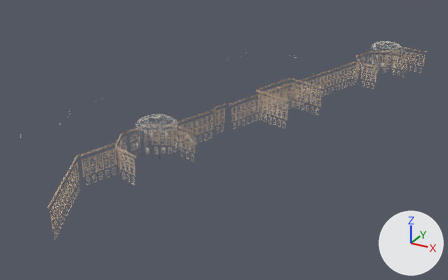
The glTF model web/data/tokyo/hero/marunouchi_fine.glb as it was, and as the next commit left it.
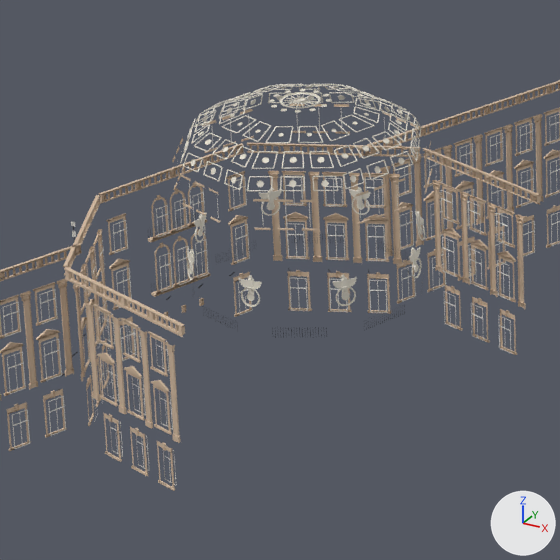
The first picture shows the older version from a 50 mm camera at (770.0, 943.0, 141.0) aimed at (609.0, 1236.0, -6.0). The close-ups show the older and then the newer version on the part from 23% to 45% of the width and 36% to 70% of the height of that picture. Only the edits that show in the close-ups are written down. Lighting does not change. The marker at lower right points along +X, +Y and +Z. Vertices at exactly the same position are counted once.

Names of what the first close-up shows: 'marunouchi_paint_sash_c-1_-3', 'marunouchi_paint_sash_c-1_-4', 'marunouchi_room_relief_c-1_-3', 'marunouchi_room_relief_c-1_-4', 'marunouchi_room_relief_c0_-3', 'marunouchi_room_relief_c0_-4', 'marunouchi_stone_plain_c-1_-2', 'marunouchi_stone_plain_c-1_-3', 'marunouchi_stone_plain_c-1_-4', 'marunouchi_stone_plain_c0_-2', 'marunouchi_stone_plain_c0_-3', 'marunouchi_stone_plain_c0_-4' and 11 more.
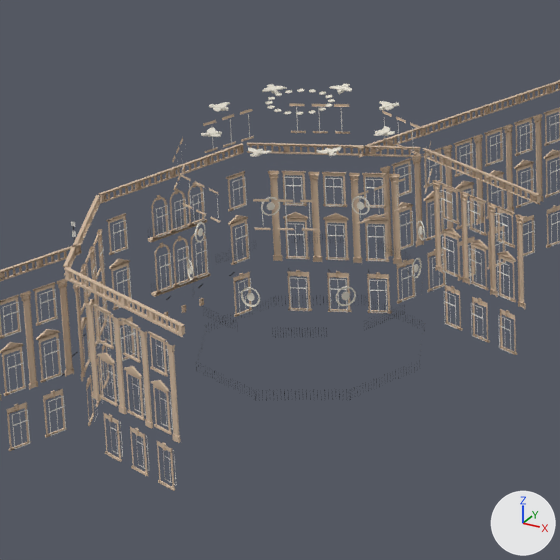
Boxes (x1, y1, x2, y2) around the edits, measured in the close-ups (560 x 560 px; the box of a moved part takes in the faces that stretch with it):
'marunouchi_room_relief_c0_-4', reshaped (11% narrower)
    before: (218, 86, 422, 307)
    after: (241, 89, 422, 307)
'marunouchi_room_relief_c-1_-4', reshaped (15% narrower)
    before: (180, 84, 303, 280)
    after: (187, 88, 292, 280)
'marunouchi_room_relief_c0_-3', reshaped (16% narrower)
    before: (310, 84, 425, 241)
    after: (329, 84, 425, 241)
'marunouchi_room_relief_c-1_-3', reshaped (15% narrower)
    before: (245, 84, 354, 216)
    after: (261, 84, 354, 216)
part 1 of me_marunouchi_room_relief_c0__3, deleted
    before: (310, 84, 424, 231)
part 2 of me_marunouchi_room_relief_c0__3, built on
    before: (391, 104, 408, 112)
    after: (379, 101, 399, 111)
part 3 of me_marunouchi_room_relief_c0__3, reshaped
    after: (329, 84, 352, 94)
part 4 of me_marunouchi_room_relief_c0__4, deleted
    before: (218, 86, 421, 295)
part 5 of me_marunouchi_room_relief_c0__4, added
    after: (267, 89, 335, 115)
part 6 of me_marunouchi_room_relief_c0__4, added
    after: (316, 147, 341, 156)
part 7 of me_marunouchi_room_relief_c0__4, reshaped
    before: (252, 152, 260, 168)
    after: (248, 149, 263, 156)
part 8 of me_marunouchi_room_relief_c0__4, moved or reshaped
    before: (372, 131, 386, 137)
    after: (377, 130, 390, 136)
part 9 of me_marunouchi_room_relief_c_1__3, deleted
    before: (245, 84, 354, 206)
part 10 of me_marunouchi_room_relief_c_1__3, reshaped
    before: (264, 85, 290, 91)
    after: (267, 84, 286, 93)
part 11 of me_marunouchi_room_relief_c_1__4, deleted
    before: (180, 84, 303, 266)
part 12 of me_marunouchi_room_relief_c_1__4, reshaped
    before: (192, 124, 210, 143)
    after: (201, 127, 222, 137)
part 13 of me_marunouchi_room_relief_c_1__4, built on
    after: (209, 102, 230, 112)
part 14 of me_marunouchi_room_relief_c_1__4, added
    after: (262, 88, 278, 94)

The change, as a list of edits to the scene's bpy script:
```text
Change me_marunouchi_room_relief_c0__3:
    remove me_marunouchi_room_relief_c0__3.from_pydata(...)  # 1087 vertices, 1497 faces; spans x -1.01..10.73, y -72.86..-66.13, z 15.74..29.55
    add me_marunouchi_room_relief_c0__3.from_pydata(...)  # 448 vertices, 642 faces; spans x -0.1..8.77, y -71.37..-66.21, z 15.74..28.46
    me_marunouchi_room_relief_c0__3 part 1: 101 loose pieces with 903 vertices, spanning x -1.01..10.73, y -72.86..-66.13, z 16.67..29.55, are deleted
    me_marunouchi_room_relief_c0__3 part 2: 16 vertices removed from x 6.86..7.82, y -71.61..-69.21, z 27.61..28.53; 144 vertices added at x 5.43..7.25, y -71.37..-69.54, z 28.12..28.46
    me_marunouchi_room_relief_c0__3 part 3: 8 vertices removed from x 0.35..0.67, y -68.64..-67.24, z 27.61..28.53; 144 vertices added at x -0.07..1.99, y -69.68..-67.93, z 28.12..28.46
Change me_marunouchi_room_relief_c0__4:
    remove me_marunouchi_room_relief_c0__4.from_pydata(...)  # 2354 vertices, 3345 faces; spans x -0.8..12.1, y -86.6..-71.0, z 15.7..30.1
    add me_marunouchi_room_relief_c0__4.from_pydata(...)  # 903 vertices, 1292 faces; spans x 0.0..12.1, y -86.6..-73.6, z 15.7..29.9
    me_marunouchi_room_relief_c0__4 part 4: 187 loose pieces with 1843 vertices, spanning x -0.8..12.1, y -86.6..-71.0, z 16.7..30.1, are deleted
    me_marunouchi_room_relief_c0__4 part 5: 216 vertices added at x 0.0..4.7, y -79.2..-73.6, z 29.9
    me_marunouchi_room_relief_c0__4 part 6: 144 vertices added at x 6.9..8.7, y -81.7..-79.9, z 28.1..28.5
    me_marunouchi_room_relief_c0__4 part 7: 4 vertices moved from x 3.1..3.4, y -85.5..-84.1, z 27.6..28.5 to x 2.6..3.1, y -84.3..-83.4, z 28.1..28.5; 4 vertices removed from x 3.2..3.4, y -85.5..-84.1, z 27.6..28.5; 36 vertices added at x 2.0..3.0, y -84.3..-83.4, z 28.1..28.5
    me_marunouchi_room_relief_c0__4 part 8: 1 vertex moved within x 9.8, y -75.6, z 28.5; 7 vertices removed from x 9.3..9.8, y -77.1..-75.6, z 28.5; 7 vertices added at x 8.9..9.8, y -75.7..-75.1, z 28.1..28.5
    other edits to the shape of me_marunouchi_room_relief_c0__4 do not show in these pictures
Change me_marunouchi_room_relief_c_1__3:
    remove me_marunouchi_room_relief_c_1__3.from_pydata(...)  # 661 vertices, 881 faces; spans x -6.97..0.7, y -72.66..-66.23, z 15.74..29.55
    add me_marunouchi_room_relief_c_1__3.from_pydata(...)  # 221 vertices, 280 faces; spans x -6.67..0.1, y -72.23..-66.38, z 15.74..28.46
    me_marunouchi_room_relief_c_1__3 part 9: 62 loose pieces with 543 vertices, spanning x -6.97..0.7, y -72.66..-66.23, z 16.67..29.55, are deleted
    me_marunouchi_room_relief_c_1__3 part 10: 16 vertices removed from x -5.65..-2.87, y -71.84..-70.61, z 27.61..28.53; 111 vertices added at x -4.94..-3.11, y -72.23..-71.02, z 28.12..28.46
    other edits to the shape of me_marunouchi_room_relief_c_1__3 do not show in these pictures
Change me_marunouchi_room_relief_c_1__4:
    remove me_marunouchi_room_relief_c_1__4.from_pydata(...)  # 1520 vertices, 2153 faces; spans x -8.35..0.7, y -85.93..-70.95, z 15.74..30.04
    add me_marunouchi_room_relief_c_1__4.from_pydata(...)  # 589 vertices, 826 faces; spans x -8.27..0.08, y -84.94..-71.68, z 15.74..29.94
    me_marunouchi_room_relief_c_1__4 part 11: 140 loose pieces with 1292 vertices, spanning x -8.35..0.7, y -85.93..-70.95, z 16.67..30.04, are deleted
    me_marunouchi_room_relief_c_1__4 part 12: 16 vertices removed from x -4.02..-3.06, y -83.55..-81.15, z 27.61..28.53; 144 vertices added at x -3.46..-1.63, y -83.22..-81.39, z 28.12..28.46
    me_marunouchi_room_relief_c_1__4 part 13: 8 vertices removed from x -7.24..-5.84, y -77.92..-77.61, z 27.61..28.53; 144 vertices added at x -6.55..-4.8, y -78.34..-76.29, z 28.12..28.46
    me_marunouchi_room_relief_c_1__4 part 14: 65 vertices added at x -4.69..-3.38, y -72.85..-71.68, z 28.12..28.43
    other edits to the shape of me_marunouchi_room_relief_c_1__4 do not show in these pictures
```
